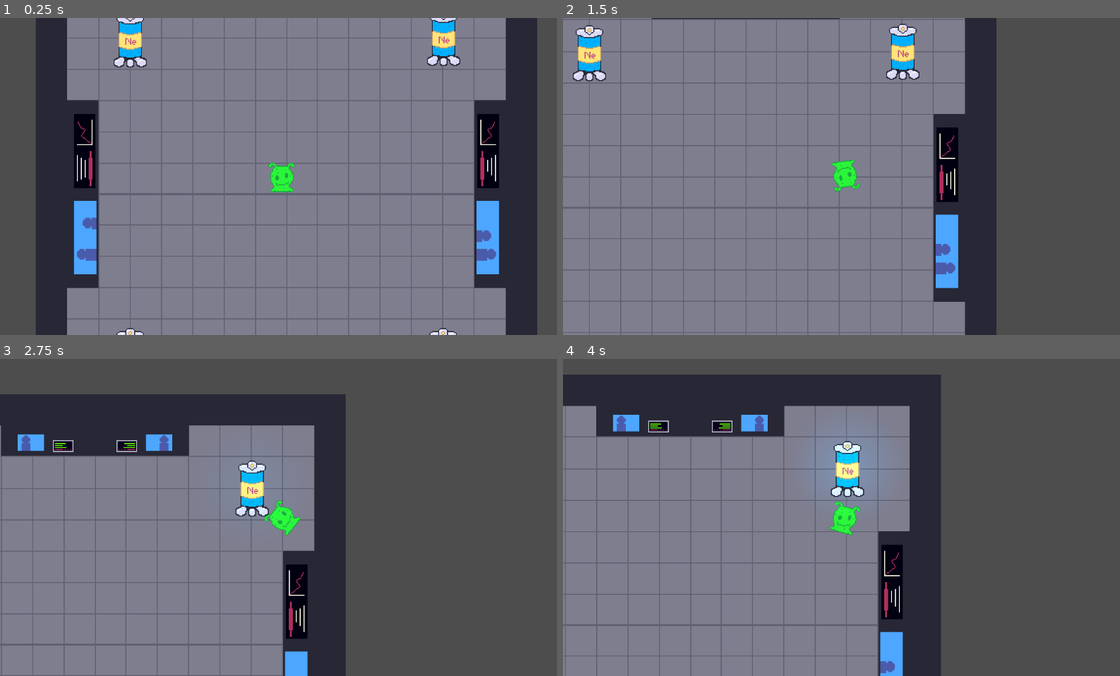
Above: before the commit, frames 1-4 (two rows, left to right).
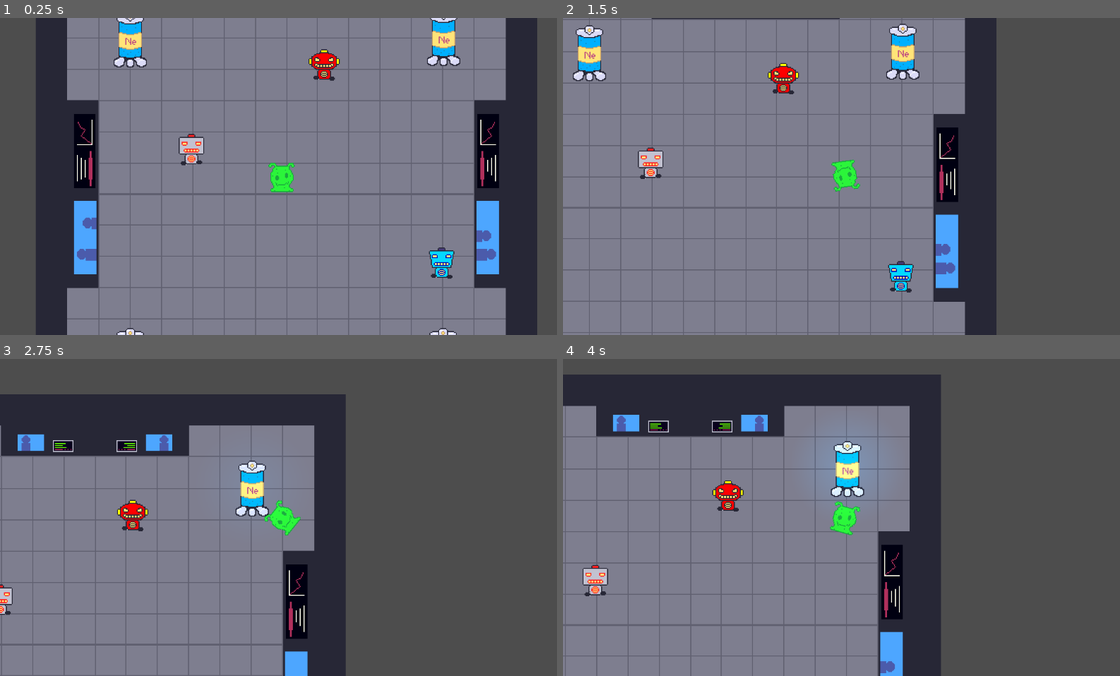
Above: after the commit, the same moments.

Repository: ACM-Game-Dev/FullyhacksSpring2024
Game: Godot game, scene res://map.tscn
Two runs of this game, one before a commit and one after it. Both use one fixed random seed, a clock stepped at 60 frames per second and the inputs below.
Inputs (mouse positions are in pixels of both pictures, inside the frame that each line leads up to):
- Up to frame 1 (0.25 s): no input
- Up to frame 2 (1.5 s): tap Enter at 0.5 s; move the mouse to (969, 160) at 0.52 s; hold D (move_right) 0.53-1.28 s; click (969, 160) at 0.67 s; move the mouse to (730, 192) at 1.27 s; hold W (move_down) from 1.28 s (still down)
- Up to frame 3 (2.75 s): move the mouse to (339, 447) at 2.02 s; release W (move_down) at 2.03 s; hold D (move_right) from 2.03 s (still down)
- Up to frame 4 (4 s): move the mouse to (819, 580) at 2.77 s; release D (move_right) at 2.78 s; hold S (move_up) 2.78-3.53 s; click (819, 580) at 2.92 s; move the mouse to (1014, 565) at 3.52 s; hold A (move_left) from 3.53 s (still down)

The runs differ from the first frame. In frame 1, 1.0% of the frame differs, in the area x 32-82%, y 9-83%; in frame 2, 1.0%, in the area x 13-63%, y 14-87%; in frame 3, 0.5%; in frame 4, 0.7%.
Error after the commit: Attempt to call function 'get_parent' in base 'null instance' on a null instance. (res://Melee_Logic.gd:6)

Commit message:
added animationspleaseworkpleaseworkpleasew

Diff:
--- a/FullyHacks/Melee.tscn
+++ b/FullyHacks/Melee.tscn
@@ -1,13 +1,72 @@
-[gd_scene load_steps=5 format=3 uid="uid://dnxmeb0se2fbr"]
+[gd_scene load_steps=11 format=3 uid="uid://bderngk5ajgxd"]
 
 [ext_resource type="Script" path="res://Melee_Logic.gd" id="1_y0nmf"]
-[ext_resource type="Texture2D" uid="uid://wphvbpbferp5" path="res://skull-emoji.png" id="2_hw04y"]
+[ext_resource type="Texture2D" uid="uid://1bvbb2fxutk6" path="res://Art/MeleeEnemy.png" id="2_ehjnk"]
 
 [sub_resource type="RectangleShape2D" id="RectangleShape2D_q0e57"]
 size = Vector2(38, 32)
 
 [sub_resource type="CircleShape2D" id="CircleShape2D_e30i3"]
 radius = 34.1321
+
+[sub_resource type="AtlasTexture" id="AtlasTexture_mbti7"]
+atlas = ExtResource("2_ehjnk")
+region = Rect2(0, 32, 32, 32)
+
+[sub_resource type="AtlasTexture" id="AtlasTexture_xrd88"]
+atlas = ExtResource("2_ehjnk")
+region = Rect2(32, 32, 32, 32)
+
+[sub_resource type="SpriteFrames" id="SpriteFrames_45m6v"]
+animations = [{
+"frames": [{
+"duration": 1.0,
+"texture": SubResource("AtlasTexture_mbti7")
+}, {
+"duration": 1.0,
+"texture": SubResource("AtlasTexture_xrd88")
+}],
+"loop": true,
+"name": &"default",
+"speed": 5.0
+}]
+
+[sub_resource type="Animation" id="Animation_wdvyc"]
+resource_name = "melee_walk"
+length = 0.6
+tracks/0/type = "value"
+tracks/0/imported = false
+tracks/0/enabled = true
+tracks/0/path = NodePath("AnimatedSprite2D:frame")
+tracks/0/interp = 1
+tracks/0/loop_wrap = true
+tracks/0/keys = {
+"times": PackedFloat32Array(0, 0.3),
+"transitions": PackedFloat32Array(1, 1),
+"update": 1,
+"values": [0, 1]
+}
+
+[sub_resource type="Animation" id="Animation_44ddy"]
+length = 0.001
+tracks/0/type = "value"
+tracks/0/imported = false
+tracks/0/enabled = true
+tracks/0/path = NodePath("AnimatedSprite2D:frame")
+tracks/0/interp = 1
+tracks/0/loop_wrap = true
+tracks/0/keys = {
+"times": PackedFloat32Array(0),
+"transitions": PackedFloat32Array(1),
+"update": 1,
+"values": [1]
+}
+
+[sub_resource type="AnimationLibrary" id="AnimationLibrary_w1nm1"]
+_data = {
+"RESET": SubResource("Animation_44ddy"),
+"melee_walk": SubResource("Animation_wdvyc")
+}
 
 [node name="Melee" type="CharacterBody2D"]
 collision_layer = 0
@@ -18,11 +77,6 @@
 position = Vector2(-1, 0)
 shape = SubResource("RectangleShape2D_q0e57")
 
-[node name="Sprite2D" type="Sprite2D" parent="."]
-position = Vector2(0.999992, 2)
-scale = Vector2(0.133791, 0.12793)
-texture = ExtResource("2_hw04y")
-
 [node name="PlayerDetection" type="Area2D" parent="."]
 
 [node name="CollisionShape2D" type="CollisionShape2D" parent="PlayerDetection"]
@@ -32,6 +86,16 @@
 [node name="Attack_Timer" type="Timer" parent="PlayerDetection"]
 wait_time = 0.25
 
+[node name="AnimatedSprite2D" type="AnimatedSprite2D" parent="."]
+scale = Vector2(2, 2)
+sprite_frames = SubResource("SpriteFrames_45m6v")
+frame = 1
+
+[node name="AnimationPlayer" type="AnimationPlayer" parent="."]
+libraries = {
+"": SubResource("AnimationLibrary_w1nm1")
+}
+
 [connection signal="body_entered" from="PlayerDetection" to="." method="_on_player_detection_body_entered"]
 [connection signal="body_exited" from="PlayerDetection" to="." method="_on_player_detection_body_exited"]
 [connection signal="timeout" from="PlayerDetection/Attack_Timer" to="." method="_on_attack_timer_timeout"]
--- a/FullyHacks/MrSuck.tscn
+++ b/FullyHacks/MrSuck.tscn
@@ -1,7 +1,29 @@
-[gd_scene load_steps=5 format=3 uid="uid://qr8b2k8jlhb3"]
+[gd_scene load_steps=11 format=3 uid="uid://ch62drd3wn2n8"]
 
-[ext_resource type="Texture2D" uid="uid://wphvbpbferp5" path="res://skull-emoji.png" id="1_cca2n"]
 [ext_resource type="Script" path="res://MrSuck.gd" id="1_yxg8u"]
+[ext_resource type="Texture2D" uid="uid://dhc1q1numxtd3" path="res://Art/SiphonEnemy.png" id="2_xy64j"]
+
+[sub_resource type="AtlasTexture" id="AtlasTexture_4xocn"]
+atlas = ExtResource("2_xy64j")
+region = Rect2(0, 32, 32, 32)
+
+[sub_resource type="AtlasTexture" id="AtlasTexture_loyuc"]
+atlas = ExtResource("2_xy64j")
+region = Rect2(32, 32, 32, 32)
+
+[sub_resource type="SpriteFrames" id="SpriteFrames_fhnri"]
+animations = [{
+"frames": [{
+"duration": 1.0,
+"texture": SubResource("AtlasTexture_4xocn")
+}, {
+"duration": 1.0,
+"texture": SubResource("AtlasTexture_loyuc")
+}],
+"loop": true,
+"name": &"default",
+"speed": 5.0
+}]
 
 [sub_resource type="CircleShape2D" id="CircleShape2D_1sqql"]
 radius = 31.1849
@@ -9,19 +31,57 @@
 [sub_resource type="CircleShape2D" id="CircleShape2D_yiflq"]
 radius = 34.3657
 
+[sub_resource type="Animation" id="Animation_xpx3g"]
+resource_name = "suck_walk"
+length = 0.6
+loop_mode = 1
+tracks/0/type = "value"
+tracks/0/imported = false
+tracks/0/enabled = true
+tracks/0/path = NodePath("AnimatedSprite2D:frame")
+tracks/0/interp = 1
+tracks/0/loop_wrap = true
+tracks/0/keys = {
+"times": PackedFloat32Array(0, 0.3),
+"transitions": PackedFloat32Array(1, 1),
+"update": 1,
+"values": [0, 1]
+}
+
+[sub_resource type="Animation" id="Animation_t4ca3"]
+length = 0.001
+tracks/0/type = "value"
+tracks/0/imported = false
+tracks/0/enabled = true
+tracks/0/path = NodePath("AnimatedSprite2D:frame")
+tracks/0/interp = 1
+tracks/0/loop_wrap = true
+tracks/0/keys = {
+"times": PackedFloat32Array(0),
+"transitions": PackedFloat32Array(1),
+"update": 1,
+"values": [1]
+}
+
+[sub_resource type="AnimationLibrary" id="AnimationLibrary_m5l2y"]
+_data = {
+"RESET": SubResource("Animation_t4ca3"),
+"suck_walk": SubResource("Animation_xpx3g")
+}
+
 [node name="MrSuck" type="CharacterBody2D"]
 collision_layer = 0
 collision_mask = 0
 script = ExtResource("1_yxg8u")
 
+[node name="AnimatedSprite2D" type="AnimatedSprite2D" parent="."]
+scale = Vector2(2, 2)
+sprite_frames = SubResource("SpriteFrames_fhnri")
+frame = 1
+
 [node name="Hitbox" type="CollisionShape2D" parent="."]
 position = Vector2(0.5, 5.5)
 shape = SubResource("CircleShape2D_1sqql")
-
-[node name="Sprite2D" type="Sprite2D" parent="."]
-position = Vector2(0.999992, 2)
-scale = Vector2(0.133791, 0.12793)
-texture = ExtResource("1_cca2n")
 
 [node name="PlayerDetection" type="Area2D" parent="."]
 
@@ -36,6 +96,11 @@
 [node name="Attack Timer" type="Timer" parent="PlayerDetection"]
 wait_time = 0.25
 
+[node name="AnimationPlayer" type="AnimationPlayer" parent="."]
+libraries = {
+"": SubResource("AnimationLibrary_m5l2y")
+}
+
 [connection signal="area_entered" from="PlayerDetection" to="." method="_on_player_detection_area_entered"]
 [connection signal="area_shape_entered" from="PlayerDetection" to="." method="_on_player_detection_area_shape_entered"]
 [connection signal="body_entered" from="PlayerDetection" to="." method="_on_player_detection_body_entered"]
--- a/FullyHacks/Ranged.tscn
+++ b/FullyHacks/Ranged.tscn
@@ -1,13 +1,72 @@
-[gd_scene load_steps=5 format=3 uid="uid://bibxc03qearqg"]
+[gd_scene load_steps=11 format=3 uid="uid://hi8r1i3reag4"]
 
 [ext_resource type="Script" path="res://Ranged_Logic.gd" id="1_5r085"]
-[ext_resource type="Texture2D" uid="uid://wphvbpbferp5" path="res://skull-emoji.png" id="2_thqj5"]
+[ext_resource type="Texture2D" uid="uid://bduck76bnoam7" path="res://Art/RangedEnemy.png" id="2_2l4e7"]
 
 [sub_resource type="RectangleShape2D" id="RectangleShape2D_ikbja"]
 size = Vector2(63, 77)
 
 [sub_resource type="CircleShape2D" id="CircleShape2D_ro2e7"]
 radius = 301.106
+
+[sub_resource type="AtlasTexture" id="AtlasTexture_353c7"]
+atlas = ExtResource("2_2l4e7")
+region = Rect2(0, 32, 32, 32)
+
+[sub_resource type="AtlasTexture" id="AtlasTexture_q701s"]
+atlas = ExtResource("2_2l4e7")
+region = Rect2(32, 32, 32, 32)
+
+[sub_resource type="SpriteFrames" id="SpriteFrames_335u4"]
+animations = [{
+"frames": [{
+"duration": 1.0,
+"texture": SubResource("AtlasTexture_353c7")
+}, {
+"duration": 1.0,
+"texture": SubResource("AtlasTexture_q701s")
+}],
+"loop": true,
+"name": &"default",
+"speed": 5.0
+}]
+
+[sub_resource type="Animation" id="Animation_755wd"]
+resource_name = "ranged_walk"
+length = 0.6
+tracks/0/type = "value"
+tracks/0/imported = false
+tracks/0/enabled = true
+tracks/0/path = NodePath("AnimatedSprite2D:frame")
+tracks/0/interp = 1
+tracks/0/loop_wrap = true
+tracks/0/keys = {
+"times": PackedFloat32Array(0, 0.3),
+"transitions": PackedFloat32Array(1, 1),
+"update": 1,
+"values": [0, 1]
+}
+
+[sub_resource type="Animation" id="Animation_kgt78"]
+length = 0.001
+tracks/0/type = "value"
+tracks/0/imported = false
+tracks/0/enabled = true
+tracks/0/path = NodePath("AnimatedSprite2D:frame")
+tracks/0/interp = 1
+tracks/0/loop_wrap = true
+tracks/0/keys = {
+"times": PackedFloat32Array(0),
+"transitions": PackedFloat32Array(1),
+"update": 1,
+"values": [1]
+}
+
+[sub_resource type="AnimationLibrary" id="AnimationLibrary_j68hq"]
+_data = {
+"RESET": SubResource("Animation_kgt78"),
+"ranged_walk": SubResource("Animation_755wd")
+}
 
 [node name="Ranged" type="CharacterBody2D"]
 collision_layer = 0
@@ -18,11 +77,6 @@
 position = Vector2(2.5, 1.5)
 shape = SubResource("RectangleShape2D_ikbja")
 
-[node name="Sprite2D" type="Sprite2D" parent="."]
-position = Vector2(0.999992, 2)
-scale = Vector2(0.133791, 0.12793)
-texture = ExtResource("2_thqj5")
-
 [node name="PlayerDetection" type="Area2D" parent="."]
 
 [node name="CollisionShape2D" type="CollisionShape2D" parent="PlayerDetection"]
@@ -31,6 +85,16 @@
 
 [node name="Shoot Timer" type="Timer" parent="PlayerDetection"]
 
+[node name="AnimatedSprite2D" type="AnimatedSprite2D" parent="."]
+scale = Vector2(2, 2)
+sprite_frames = SubResource("SpriteFrames_335u4")
+frame = 1
+
+[node name="AnimationPlayer" type="AnimationPlayer" parent="."]
+libraries = {
+"": SubResource("AnimationLibrary_j68hq")
+}
+
 [connection signal="body_entered" from="PlayerDetection" to="." method="_on_player_detection_body_entered"]
 [connection signal="body_exited" from="PlayerDetection" to="." method="_on_player_detection_body_exited"]
 [connection signal="timeout" from="PlayerDetection/Shoot Timer" to="." method="_on_shoot_timer_timeout"]
--- a/FullyHacks/map.tscn
+++ b/FullyHacks/map.tscn
@@ -1,9 +1,12 @@
-[gd_scene load_steps=7 format=3 uid="uid://bkk3uhvumqs3t"]
+[gd_scene load_steps=10 format=3 uid="uid://bkk3uhvumqs3t"]
 
 [ext_resource type="Script" path="res://GameManager.gd" id="1_ty2ar"]
 [ext_resource type="PackedScene" uid="uid://cmsssbsoe6chl" path="res://Character/player.tscn" id="1_uajbq"]
 [ext_resource type="PackedScene" uid="uid://dx1lwwrqt5a4k" path="res://spire.tscn" id="2_yeweq"]
 [ext_resource type="Texture2D" uid="uid://hcltwokxstf4" path="res://Art/map.png" id="4_4x3vx"]
+[ext_resource type="PackedScene" uid="uid://bderngk5ajgxd" path="res://Melee.tscn" id="5_3b36l"]
+[ext_resource type="PackedScene" uid="uid://ch62drd3wn2n8" path="res://MrSuck.tscn" id="6_kfb08"]
+[ext_resource type="PackedScene" uid="uid://hi8r1i3reag4" path="res://Ranged.tscn" id="7_coo0k"]
 
 [sub_resource type="RectangleShape2D" id="RectangleShape2D_khguq"]
 size = Vector2(19.25, 21)
@@ -240,4 +243,13 @@
 [node name="Spire4" parent="Spires" instance=ExtResource("2_yeweq")]
 position = Vector2(326, 358)
 
+[node name="Melee" parent="." instance=ExtResource("5_3b36l")]
+position = Vector2(-196, -64)
+
+[node name="MrSuck" parent="." instance=ExtResource("6_kfb08")]
+position = Vector2(75, -237)
+
+[node name="Ranged" parent="." instance=ExtResource("7_coo0k")]
+position = Vector2(315, 168)
+
 [connection signal="timeout" from="TimeIncrement" to="." method="_on_time_increment_timeout"]
Renamed: FullyHacks/files/rad_particle.tscn -> FullyHacks/rad_particle.tscn
